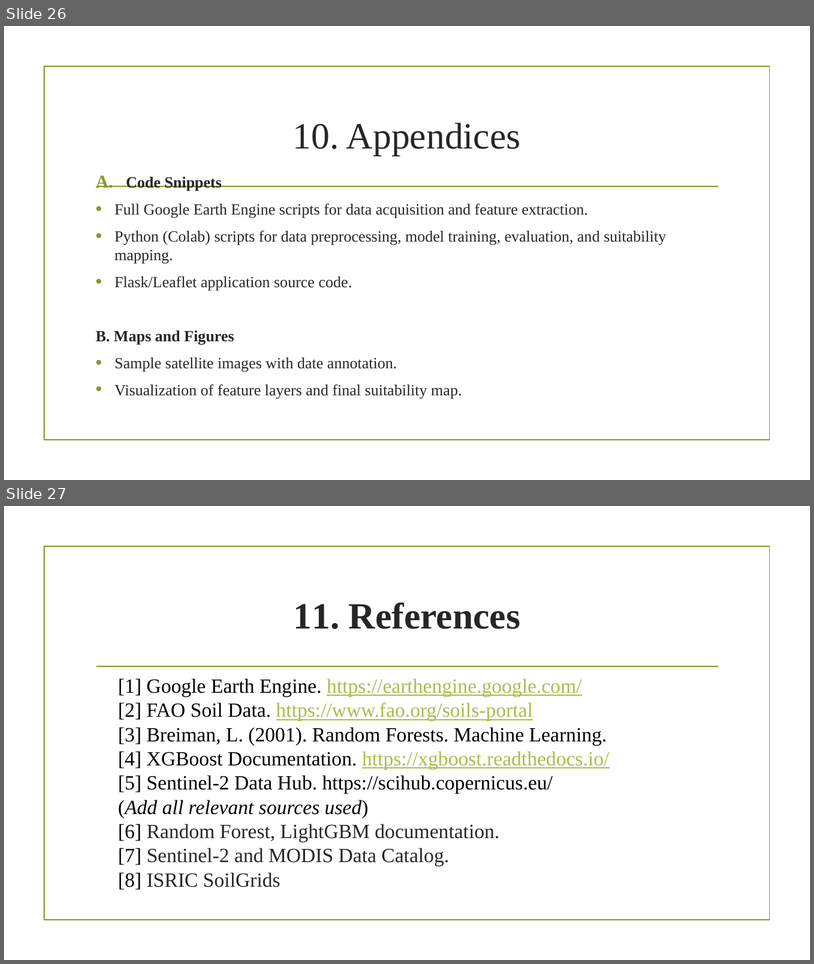
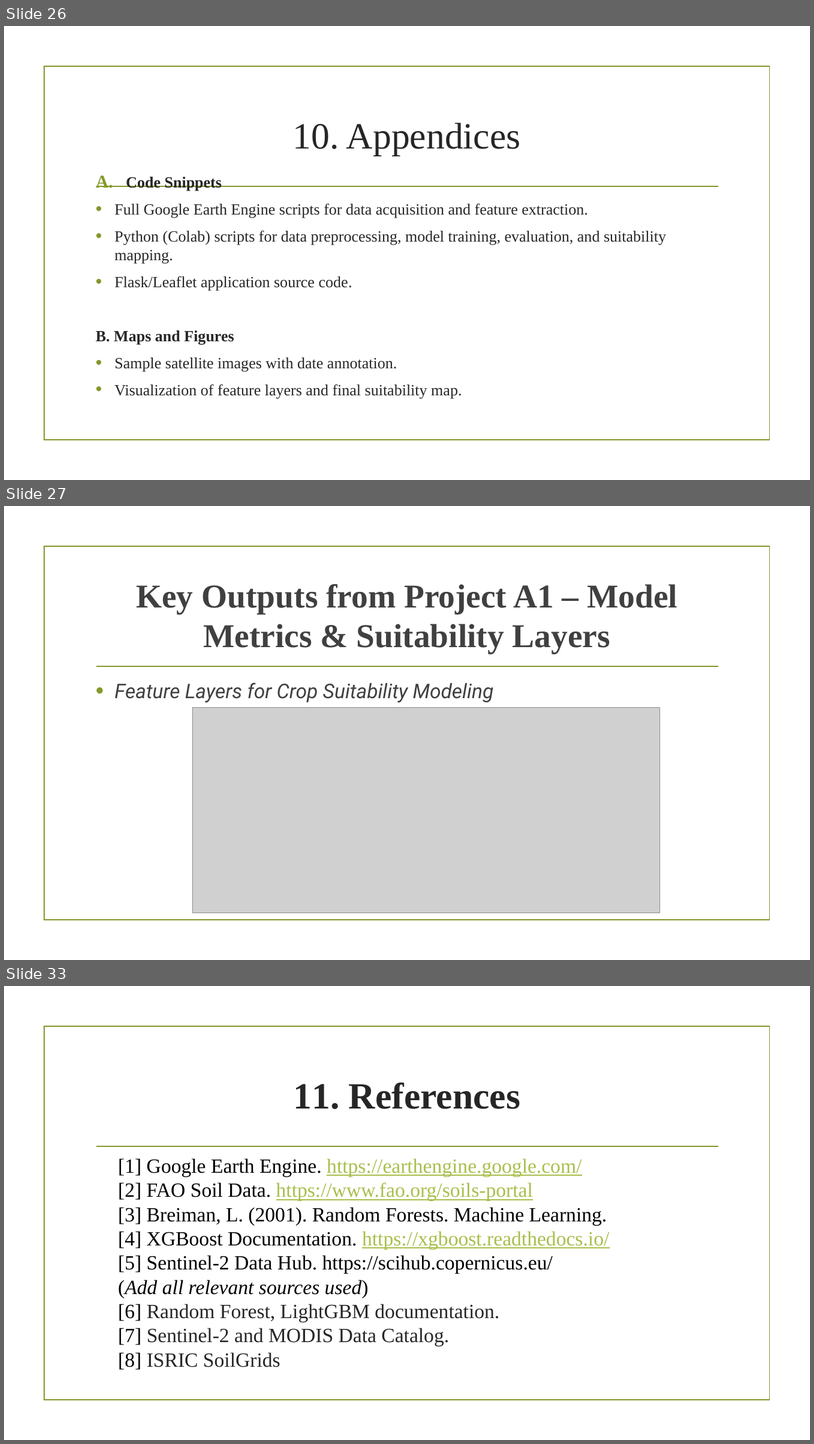
Before and after one commit to abdramanemhtali/GIS_Projects-For-Final-Exams, a slide deck: Projects For Final Exams/Final_Report/Final Project Report Advanced GIS-ML Based Crop Recommendation System for Sustainable.pptx. Shown one above the other, each under a label of ours: slides 26 and 27 before the commit, slides 26, 27 and 33 after it; the slides between them are not shown. The pictures are 814x964 and 814x1444 pixels, drawn with LibreOffice and Linux fonts; fonts in the diff are those of the drawing; grey boxes stand for pictures; background and template pictures are left out. Boxes give left, top, right and bottom in pixels: in the first picture for what was removed or moved away, otherwise in the second. Text is boxed around its words. In the diff, an @@ line names an element or a change of style, - is before the commit and + after.

Commit message:
Add final project PowerPoint presentation

```diff
--- a/Projects For Final Exams/Final_Report/Final Project Report Advanced GIS-ML Based Crop Recommendation System for Sustainable.pptx
+++ b/Projects For Final Exams/Final_Report/Final Project Report Advanced GIS-ML Based Crop Recommendation System for Sustainable.pptx
@@ slide 27 added at box(4, 506, 810, 960), background picture (left out); not listed: 2 template elements that a slide beside it also shows @@
@@ title added at box(136, 584, 678, 653), 39.6 pt, text #404040, bold @@
+Key Outputs from Project A1 – Model Metrics & Suitability Layers
@@ text added at box(114, 682, 494, 703), 24 pt, text #404040, italic @@
+• Feature Layers for Crop Suitability Modeling
@@ picture added at box(193, 708, 660, 913) @@
@@ what was slide 27 is now slide 33 @@
```
Also in this commit, not shown: 5 other slides added.
